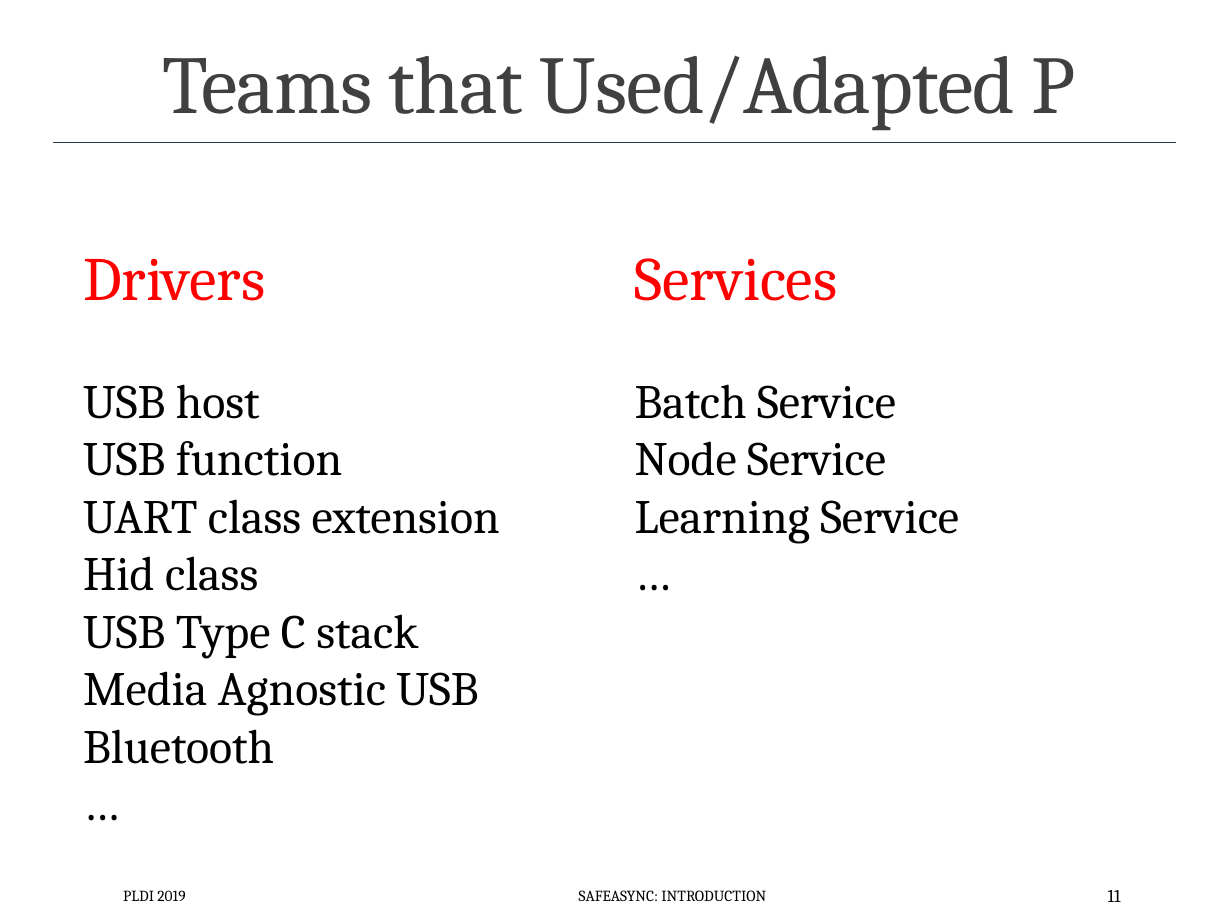
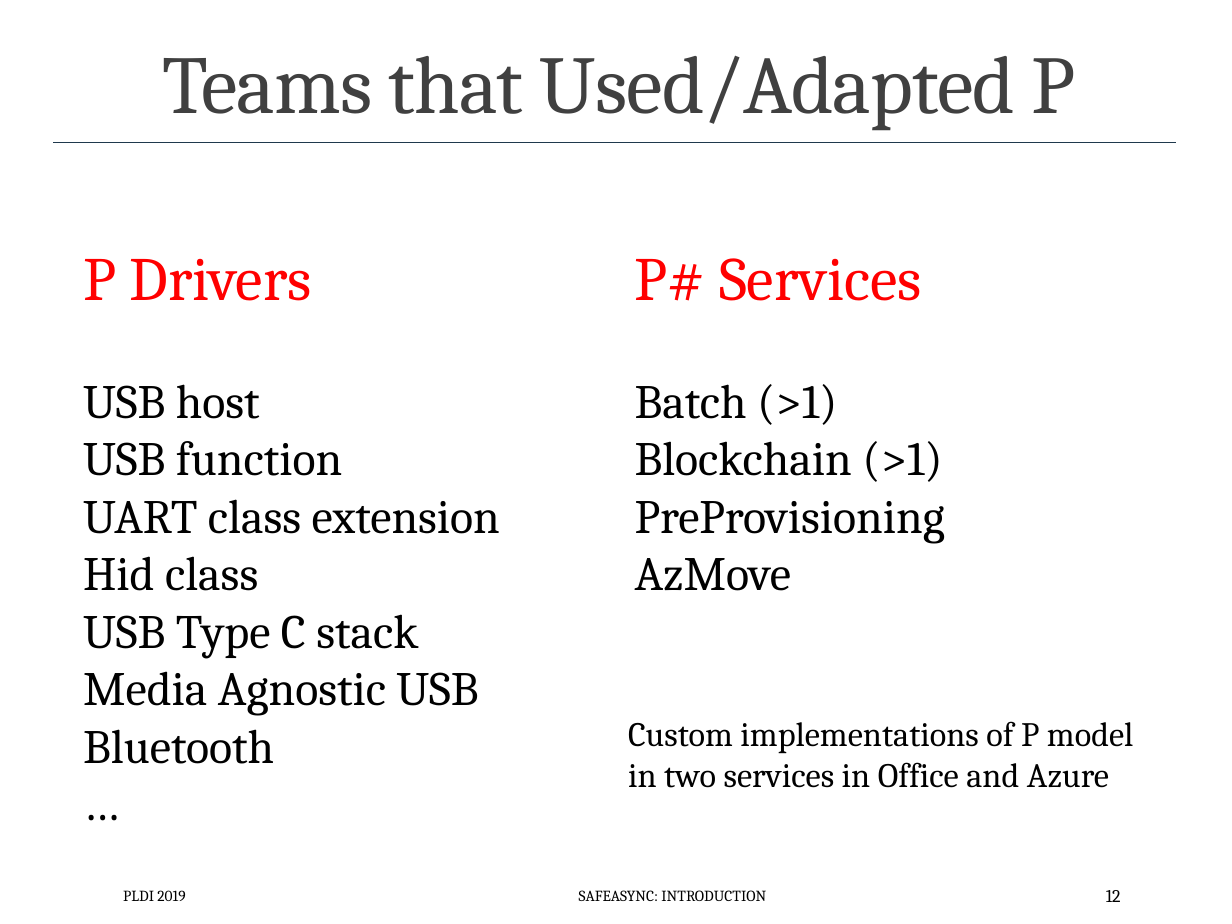
Before and after one commit to p-org/plditutorial, a slide deck: slide 12 of Presentations/1 - Introduction.pptx (slide 11 before the commit). Drawn at 1232x924 pixels with LibreOffice and Linux fonts; fonts in the diff are those of the drawing. Boxes give left, top, right and bottom in pixels: in the first picture for what was removed or moved away, otherwise in the second. Text is boxed around its words. In the diff, an @@ line names an element or a change of style, - is before the commit and + after.

```diff
--- a/Presentations/1 - Introduction.pptx
+++ b/Presentations/1 - Introduction.pptx
@@ text at (x1=83, y1=259, x2=312, y2=301): text changed @@
-Drivers
+P Drivers
@@ text at (x1=635, y1=258, x2=945, y2=591): text changed @@
-Services
-Batch Service
-Node Service
-Learning Service
-…
+P# Services
+Batch (>1)
+Blockchain (>1)
+PreProvisioning
+AzMove
@@ text added at (x1=628, y1=721, x2=1134, y2=788), 20 pt, text #000000 @@
+Custom implementations of P model
+in two services in Office and Azure
@@ page number at (x1=1106, y1=890, x2=1121, y2=902): text changed @@
-11
+12
```
Also in this commit, not shown: 2 other slides changed, 1 slide added.
